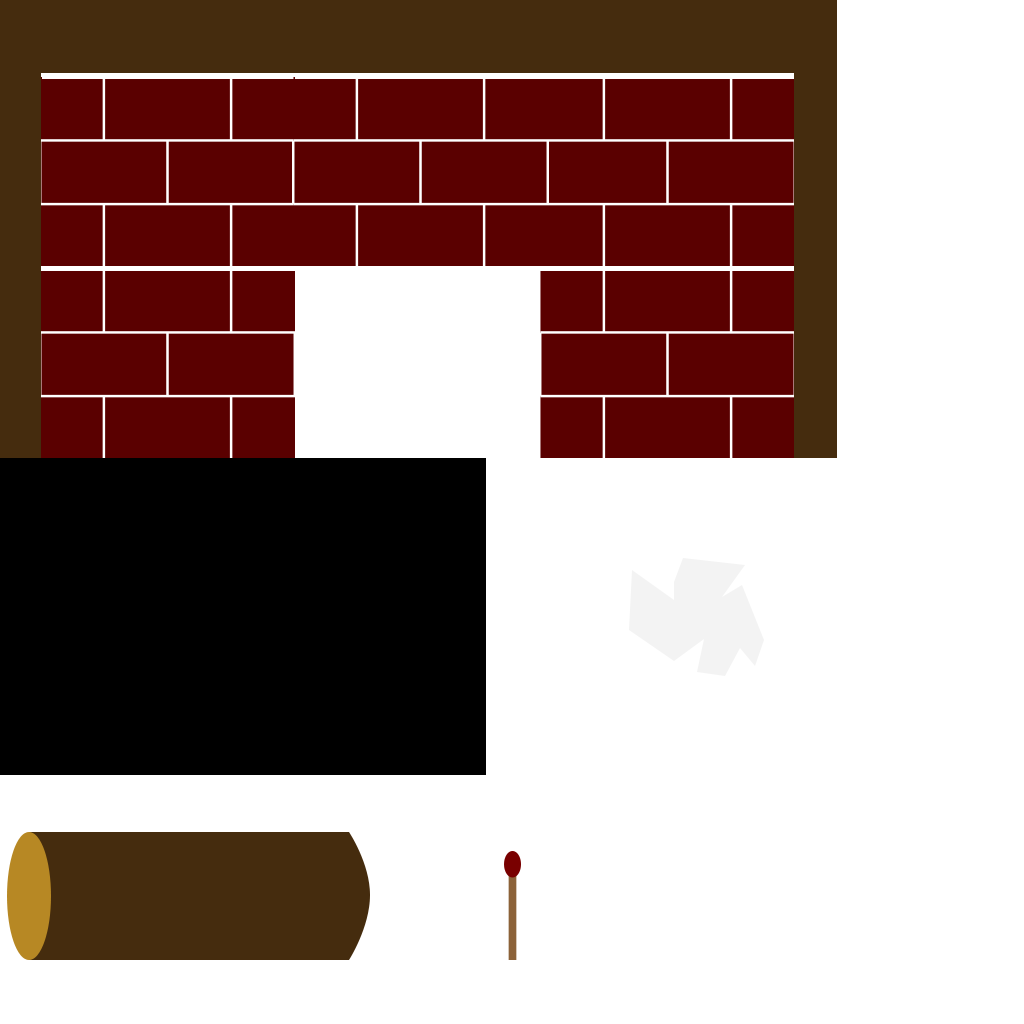
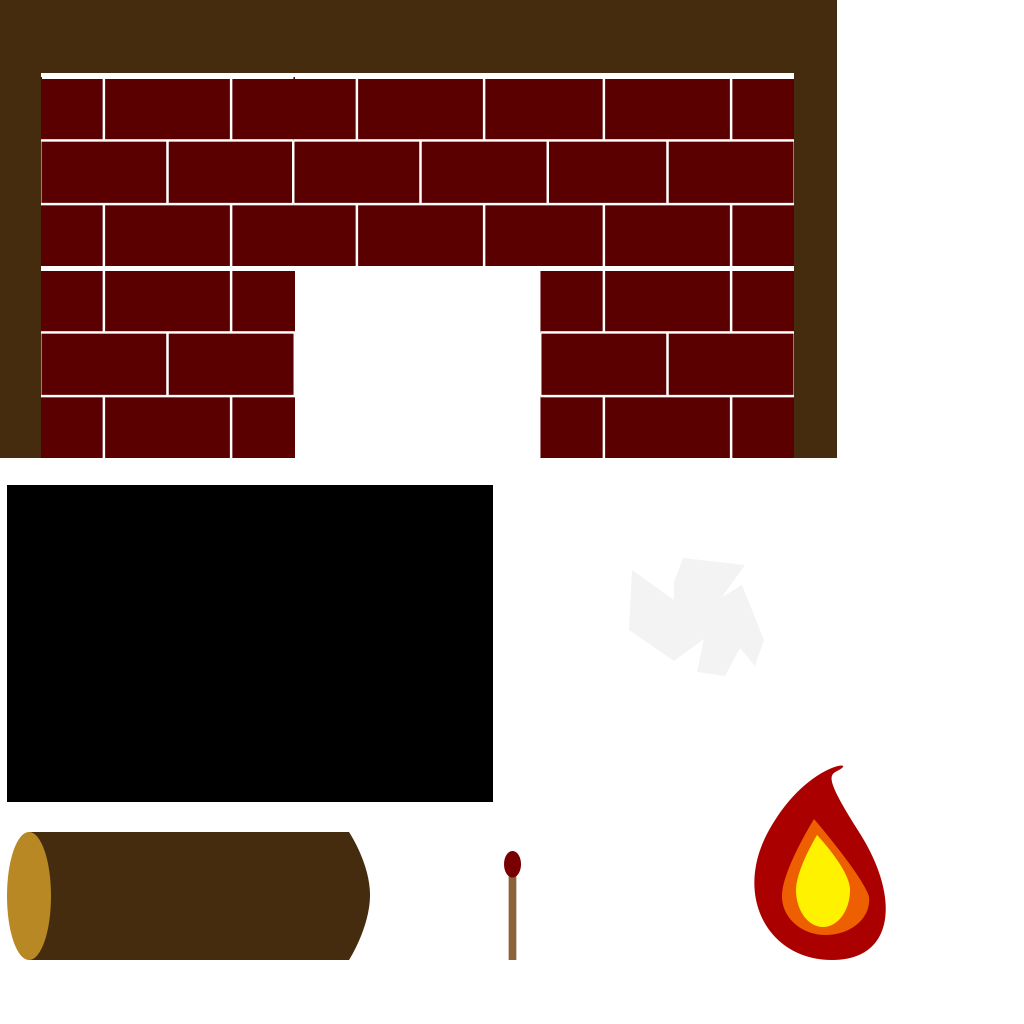
Layer changes from the first w=1024, h=1024 image to the second:
added layer "Ellipse 3" above "Shape 17" over [796,835,850,927]
added layer "Ellipse 4" above "Ellipse 2" over [782,819,870,935]
added layer "Shape 16" above "Shape 1" over [754,765,886,960]
painted on "Shape 1" over [0,458,493,802]
